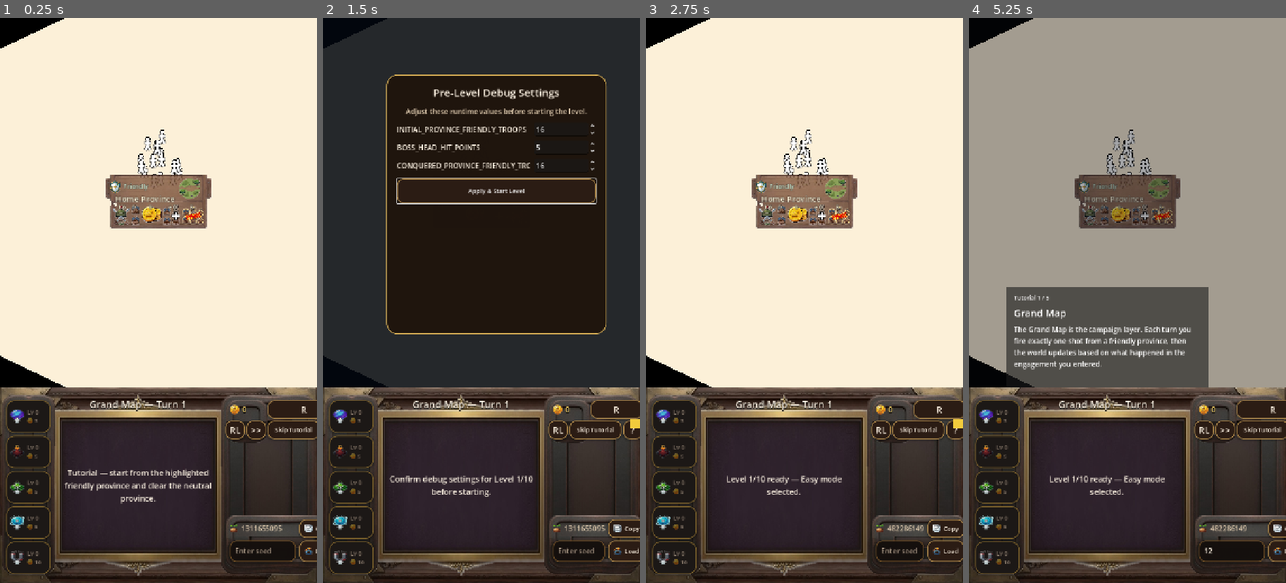
Above: before the commit, frames 1-4 (left to right).
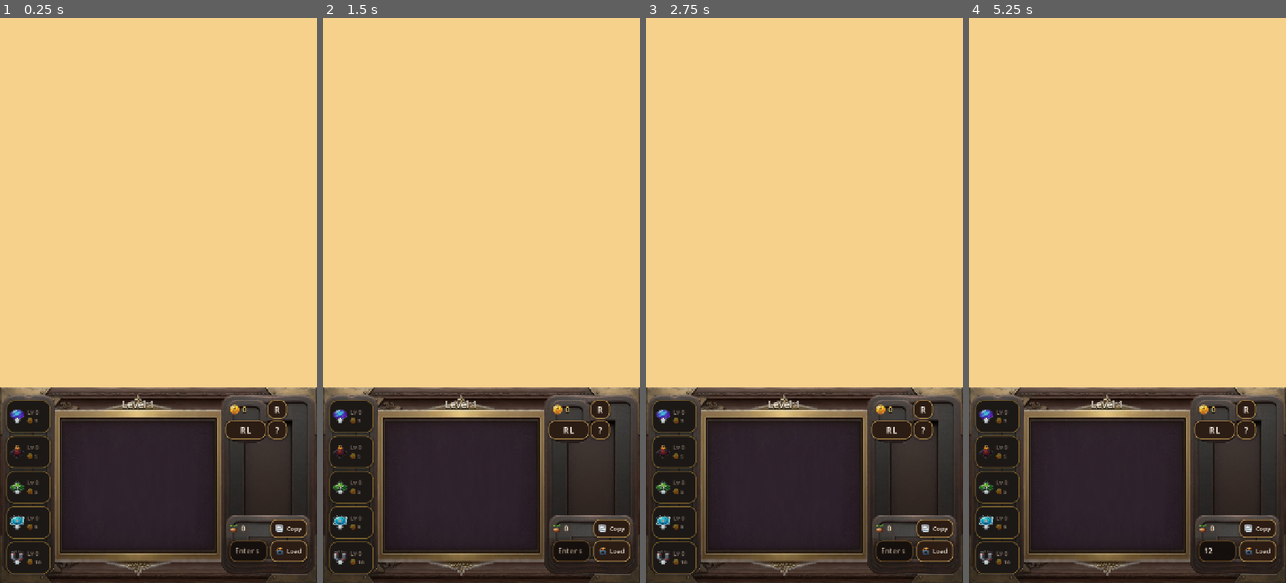
Above: after the commit, the same moments.

Repository: alocc911/aislingin
Game: Godot game, scene res://scenes/main.tscn
The game is run twice, just before and just after one commit, with the same random seed, the same clock (stepped at 60 frames per second) and the same inputs.
Inputs (mouse positions are in pixels of both pictures, inside the frame that each line leads up to):
- Up to frame 1 (0.25 s): no input
- Up to frame 2 (1.5 s): click "R" at 0.5 s; click (427, 170) at 1.25 s, where only the run before the commit has a clickable "Easy 1 boss • +1 step"
- Up to frame 3 (2.75 s): click (820, 193) at 2 s, where only the run before the commit has a clickable "Apply & Start Level"
- Up to frame 4 (5.25 s): click (1222, 549) at 2.77 s; type "12" at 2.85 s; click "RL" at 3.5 s; click "?" at 4.25 s; click "Replay Tutorial" at 5 s

The runs differ from the first frame. In frame 1, 68% of the frame differs, in the area x 0-100%, y 0-98%; in frame 2, 68%; in frame 3, 67%; in frame 4, 67%.
Error after the commit: Parse Error: Could not preload resource script "res://scripts/LevelGenerator.gd". (res://scripts/Main.gd:26)

Commit message:
Add grand map barrier sanity reroll fail-safe

Diff:
--- a/scripts/LevelGenerator.gd
+++ b/scripts/LevelGenerator.gd
@@ -139,6 +139,11 @@
 const CALTROP_INNER_COLOR := Color(0.16, 0.14, 0.18, 0.92)
 const CALTROP_BUTTON_COLOR := Color(0.96, 0.74, 0.28, 0.98)
 const CALTROP_BUTTON_RING_COLOR := Color(1.0, 0.94, 0.72, 0.96)
+
+const GRAND_MAP_BARRIER_SANITY_MAX_ATTEMPTS: int = 7
+const GRAND_MAP_BARRIER_SANITY_MIN_BAD_SEGMENTS: int = 3
+const GRAND_MAP_BARRIER_SANITY_BAD_SEGMENT_RATIO: float = 0.018
+const GRAND_MAP_BARRIER_SANITY_SAMPLE_THICKNESS: float = 96.0
 
 
 func _make_province_name_rng(map_seed: int, province_id: int) -> RandomNumberGenerator:
@@ -286,14 +291,32 @@
 	}
 
 func _generate_grand_map(map_seed: int, level_index: int, zones_root: Node2D, obstacles_root: Node2D, pins_root: Node2D, provinces_root: Node2D, gen_rng: RandomNumberGenerator) -> Dictionary:
+	_ = gen_rng
 	var playable_half: Vector2 = LevelConfig.GRAND_MAP_PLAYABLE_HALF_EXTENTS
-	var grand_data: Dictionary = _generate_template_grand_map_data(playable_half, gen_rng, map_seed)
-	var provinces: Array = grand_data.get("provinces", [])
-	var mainland_polygons: Array = _extract_mainland_polygons_from_provinces(provinces)
-	var terrain_layout: Dictionary = _generate_grand_map_template_layout_defs(map_seed, level_index, gen_rng, mainland_polygons)
+	var selected_seed: int = map_seed
+	var selected_attempt: int = 1
+	var grand_data: Dictionary = {}
+	var provinces: Array = []
+	var mainland_polygons: Array = []
+	for attempt_idx in range(GRAND_MAP_BARRIER_SANITY_MAX_ATTEMPTS):
+		var attempt_seed: int = _derive_grand_map_attempt_seed(map_seed, attempt_idx)
+		var attempt_rng: RandomNumberGenerator = RNG.make_gen_rng(attempt_seed)
+		var candidate_data: Dictionary = _generate_template_grand_map_data(playable_half, attempt_rng, attempt_seed)
+		var candidate_provinces: Array = candidate_data.get("provinces", [])
+		var sanity: Dictionary = _evaluate_grand_map_barrier_sanity(candidate_provinces, GRAND_MAP_BARRIER_SANITY_SAMPLE_THICKNESS)
+		grand_data = candidate_data
+		provinces = candidate_provinces
+		selected_seed = attempt_seed
+		selected_attempt = attempt_idx + 1
+		if not bool(sanity.get("failed", false)):
+			break
+
+	mainland_polygons = _extract_mainland_polygons_from_provinces(provinces)
+	var terrain_rng: RandomNumberGenerator = RNG.make_gen_rng(selected_seed ^ 0x5F3759DF)
+	var terrain_layout: Dictionary = _generate_grand_map_template_layout_defs(selected_seed, level_index, terrain_rng, mainland_polygons)
 
 	var layout: Dictionary = _base_layout_dict(
-		map_seed,
+		selected_seed,
 		level_index,
 		playable_half,
 		terrain_layout.get("templates", []),
@@ -311,14 +334,71 @@
 
 	return {
 		"accepted": true,
-		"attempts": 1,
+		"attempts": selected_attempt,
 		"pin_count": 0,
-		"seed": map_seed,
+		"seed": selected_seed,
 		"level": level_index,
 		"phase": LevelConfig.PHASE_GRAND_MAP,
 		"grand_map": true,
 		"template_id": layout.get("grand_map_template_id", "")
 	}
+
+
+func _derive_grand_map_attempt_seed(base_seed: int, attempt_idx: int) -> int:
+	if attempt_idx <= 0:
+		return base_seed
+	var mixed: int = int(hash("%d|grand_map_reroll|%d" % [base_seed, attempt_idx])) & 0x7fffffff
+	if mixed == 0:
+		mixed = maxi(1, base_seed) + attempt_idx * 104729
+	return mixed
+
+
+func _evaluate_grand_map_barrier_sanity(province_data: Array, barrier_thickness: float = GRAND_MAP_BARRIER_SANITY_SAMPLE_THICKNESS) -> Dictionary:
+	var mainland_polygons: Array = _get_merged_mainland_polygons_from_province_data(province_data)
+	if mainland_polygons.is_empty():
+		return {"failed": false, "bad_segments": 0, "total_segments": 0, "bad_ratio": 0.0}
+
+	var total_segments: int = 0
+	var bad_segments: int = 0
+	var sample_offset: float = maxf(10.0, barrier_thickness * 0.35)
+	for loop_poly_any in mainland_polygons:
+		var loop_poly: PackedVector2Array = loop_poly_any
+		var smooth_inner: PackedVector2Array = _make_smoothed_province_display_polyline(loop_poly, 0.0)
+		smooth_inner = _ensure_polygon_ccw(smooth_inner)
+		if smooth_inner.size() < 3:
+			continue
+		for i in range(smooth_inner.size()):
+			var a: Vector2 = smooth_inner[i]
+			var b: Vector2 = smooth_inner[(i + 1) % smooth_inner.size()]
+			var dir: Vector2 = b - a
+			var seg_len: float = dir.length()
+			if seg_len < 0.001:
+				continue
+			dir /= seg_len
+			var outward: Vector2 = Vector2(dir.y, -dir.x)
+			var barrier_center: Vector2 = (a + b) * 0.5 + outward * sample_offset
+			total_segments += 1
+			if _point_inside_any_polygon(barrier_center, mainland_polygons):
+				bad_segments += 1
+
+	var bad_ratio: float = float(bad_segments) / maxf(1.0, float(total_segments))
+	var failed: bool = bad_segments >= GRAND_MAP_BARRIER_SANITY_MIN_BAD_SEGMENTS and bad_ratio >= GRAND_MAP_BARRIER_SANITY_BAD_SEGMENT_RATIO
+	return {
+		"failed": failed,
+		"bad_segments": bad_segments,
+		"total_segments": total_segments,
+		"bad_ratio": bad_ratio
+	}
+
+
+func _point_inside_any_polygon(point: Vector2, polygons: Array) -> bool:
+	for poly_any in polygons:
+		var poly: PackedVector2Array = poly_any
+		if poly.size() < 3:
+			continue
+		if Geometry2D.is_point_in_polygon(point, poly):
+			return true
+	return false
 
 
 func _generate_grand_map_template_layout_defs(candidate_seed: int, level_index: int, gen_rng: RandomNumberGenerator, mainland_polygons: Array) -> Dictionary:
